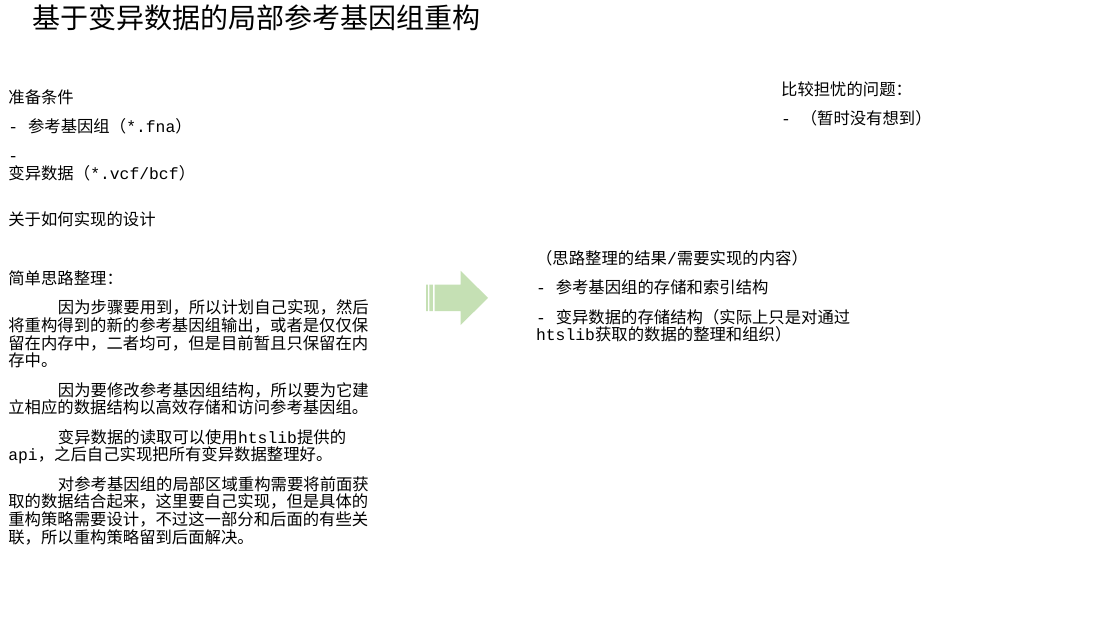
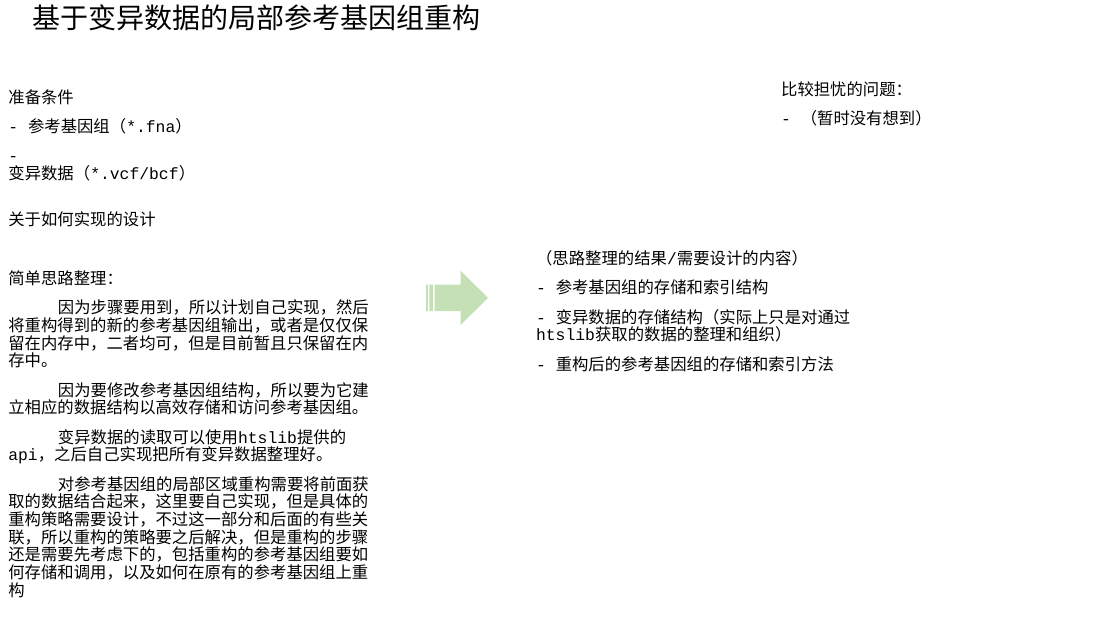
Before and after one commit to AtoshDustosh/thesis-project, a slide deck: slide 4 of THE project/design/project design.pptx. Drawn at 1120x630 pixels with LibreOffice and Linux fonts; fonts in the diff are those of the drawing. Boxes give left, top, right and bottom in pixels: in the first picture for what was removed or moved away, otherwise in the second. Text is boxed around its words. In the diff, an @@ line names an element or a change of style, - is before the commit and + after.

```diff
--- a/THE project/design/project design.pptx
+++ b/THE project/design/project design.pptx
@@ text at bbox=[536, 250, 808, 266]: text changed @@
-（思路整理的结果/需要实现的内容）
+（思路整理的结果/需要设计的内容）
@@ text at bbox=[556, 356, 834, 372]: paragraph added @@
+- 重构后的参考基因组的存储和索引方法
@@ text at bbox=[8, 476, 369, 598]: text changed @@
-对参考基因组的局部区域重构需要将前面获取的数据结合起来，这里要自己实现，但是具体的重构策略需要设计，不过这一部分和后面的有些关联，所以重构策略留到后面解决。
+对参考基因组的局部区域重构需要将前面获取的数据结合起来，这里要自己实现，但是具体的重构策略需要设计，不过这一部分和后面的有些关联，所以重构的策略要之后解决，但是重构的步骤还是需要先考虑下的，包括重构的参考基因组要如何存储和调用，以及如何在原有的参考基因组上重构
```
Also in this commit, not shown: 1 other slide changed, 2 slides added, 1 other file.
